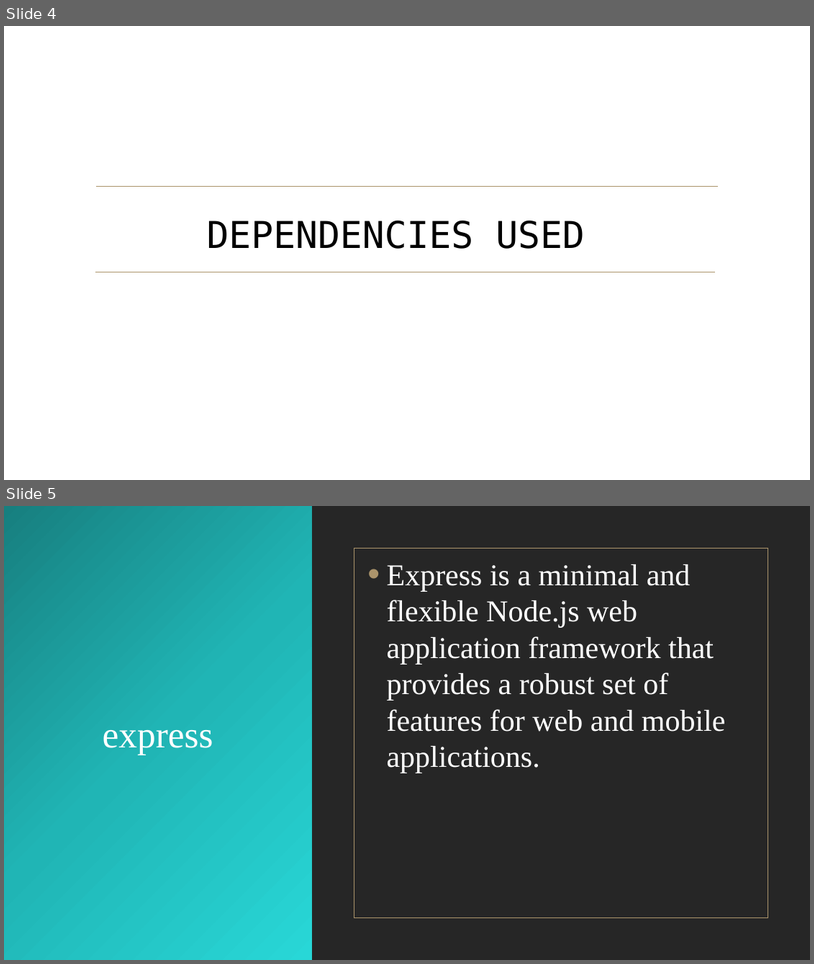
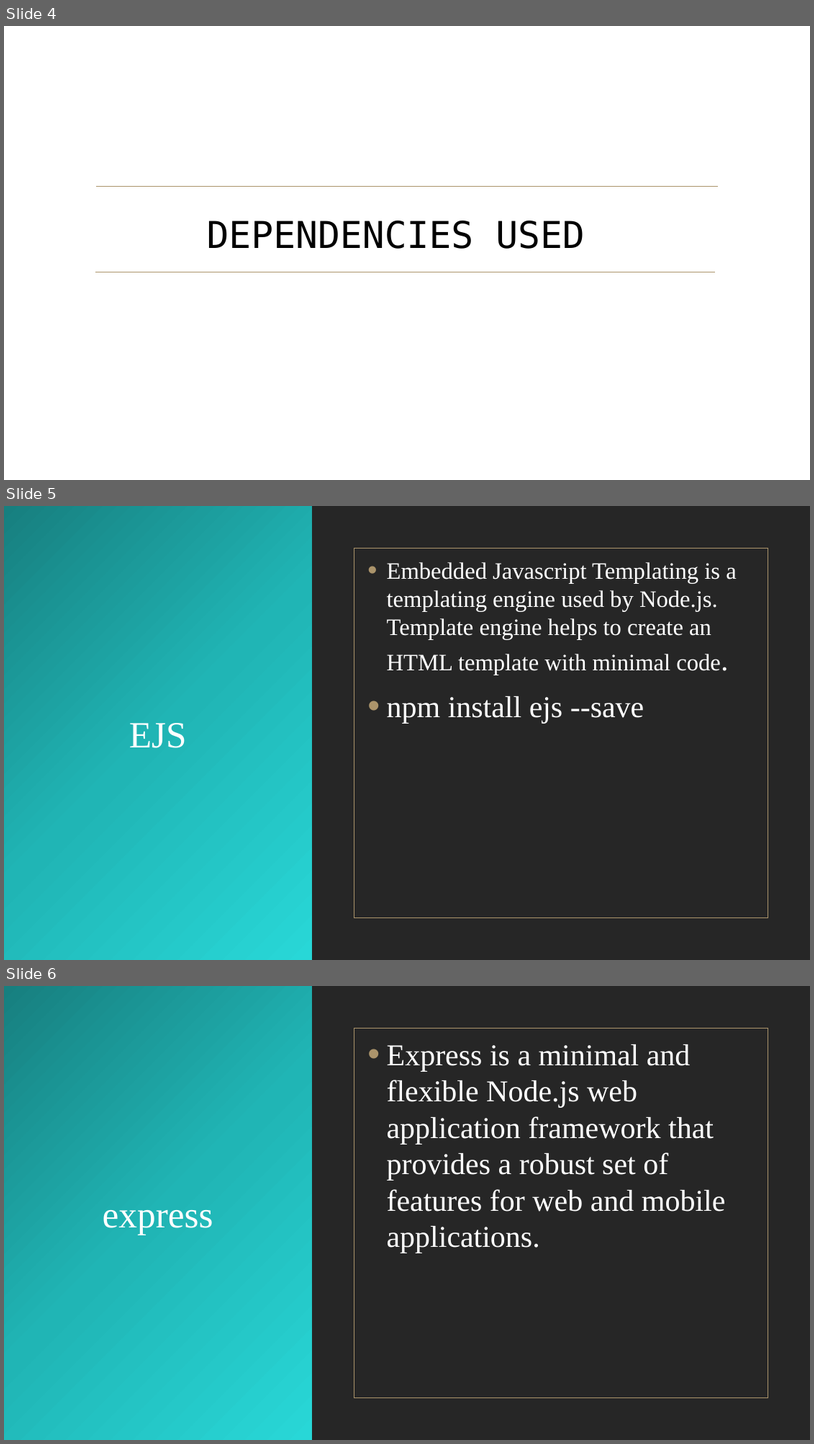
Before and after one commit to ayushamlesh/wetravel, a slide deck: WE TRAVEL.pptx. Shown one above the other, each under a label of ours: slides 4 and 5 before the commit, slides 4, 5 and 6 after it. The pictures are 814x964 and 814x1444 pixels, drawn with LibreOffice and Linux fonts; fonts in the diff are those of the drawing; background and template pictures are left out. Boxes give left, top, right and bottom in pixels: in the first picture for what was removed or moved away, otherwise in the second. Text is boxed around its words. In the diff, an @@ line names an element or a change of style, - is before the commit and + after.

Commit message:
added alert module in server.js,edited ppt and added final report

```diff
--- a/WE TRAVEL.pptx
+++ b/WE TRAVEL.pptx
@@ slide 5 added at bbox=[4, 506, 810, 960], background picture (left out) @@
@@ rectangle added at bbox=[4, 506, 312, 960], fill gradient #FFFFFF to #F8F8F8 to #E5E5E5 @@
@@ title added at bbox=[4, 506, 312, 960], fill gradient #178080 to #21B6B6 to #28D7D7, 44 pt, text #FFFFFF @@
+EJS
@@ rectangle added at bbox=[343, 537, 779, 928], fill #262626 @@
@@ rectangle added at bbox=[354, 548, 768, 917], outline #AB946B 1.25 pt @@
@@ text added at bbox=[387, 562, 736, 723], 28 pt, text #FFFFFF @@
+• Embedded Javascript Templating is a templating engine used by Node.js. Template engine helps to create an HTML template with minimal code.
+• npm install ejs --save
@@ what was slide 5 is now slide 6 @@
```
Also in this commit, not shown: 6 other files.
